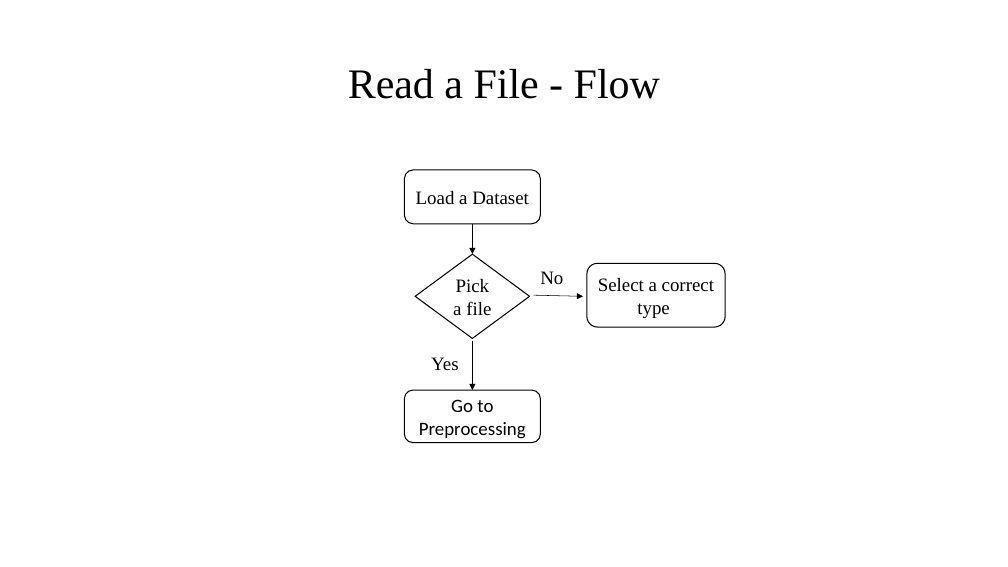
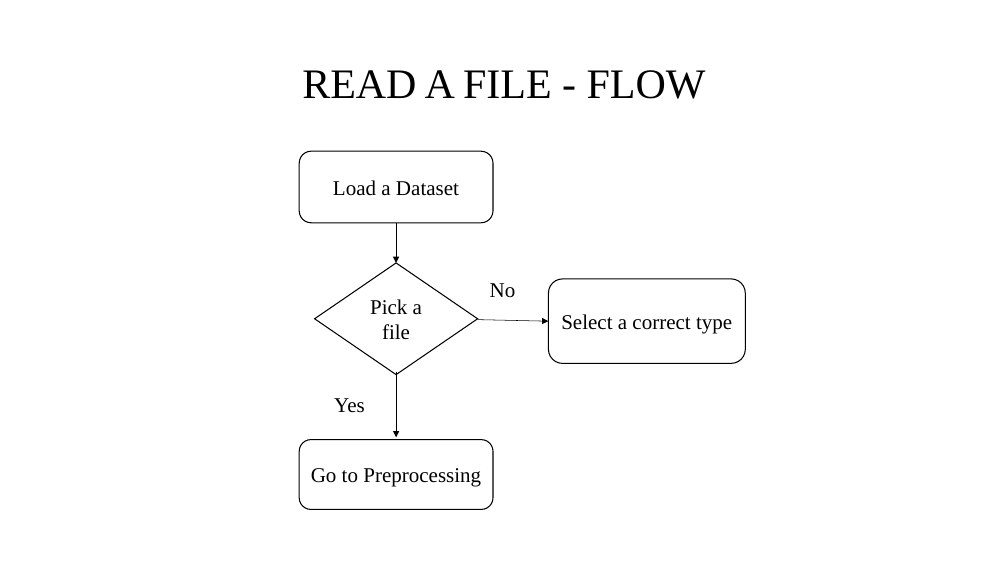
Before and after one commit to DhanalakshmiKandasamy/cfiles, a slide deck: slide 19 of PROJ8376.pptx (slide 13 before the commit). Drawn at 1008x567 pixels with LibreOffice and Linux fonts; fonts in the diff are those of the drawing. Boxes give left, top, right and bottom in pixels: in the first picture for what was removed or moved away, otherwise in the second. Text is boxed around its words. In the diff, an @@ line names an element or a change of style, - is before the commit and + after.

```diff
--- a/PROJ8376.pptx
+++ b/PROJ8376.pptx
@@ title at [302,70,706,99]: text changed @@
-Read a File - Flow
+READ A FILE - FLOW
@@ rounded rectangle "Load a Dataset": place and size @@
-rounded rectangle "Load a Dataset" at [405,170,541,224]
+rounded rectangle "Load a Dataset" at [299,151,493,223]
@@ arrow moved from (473, 224) - (473, 254) to (396, 223) - (396, 263) @@
@@ diamond "Pick a file": place and size @@
-diamond "Pick a file" at [415,254,529,338]
+diamond "Pick a file" at [315,263,478,375]
@@ text "No": place and size @@
-text "No" at [540,271,563,285]
+text "No" at [490,283,516,298]
@@ rounded rectangle "Select a correct type": place and size @@
-rounded rectangle "Select a correct type" at [587,263,725,327]
+rounded rectangle "Select a correct type" at [549,279,746,364]
@@ arrow moved from (534, 295) - (583, 296) to (478, 320) - (548, 321) @@
@@ size 18 to 20 pt in 5 elements at [549,279,746,364], [490,283,516,298], [299,151,493,223], [315,263,478,375], [334,398,365,413] @@
@@ text "Yes": place and size @@
-text "Yes" at [431,357,458,371]
+text "Yes" at [334,398,365,413]
@@ arrow moved from (473, 341) - (473, 390) to (396, 372) - (396, 438) @@
@@ rounded rectangle "Go to Preprocessing": place and size @@
-rounded rectangle "Go to Preprocessing" at [405,390,541,443]
+rounded rectangle "Go to Preprocessing" at [299,440,493,510]
@@ rounded rectangle "Go to Preprocessing" at [299,440,493,510]: size 18 to 20 pt, font Calibri to Times New Roman @@
```
Also in this commit, not shown: 31 other slides changed, 2 slides added, 2 slides removed, 5 other files.
